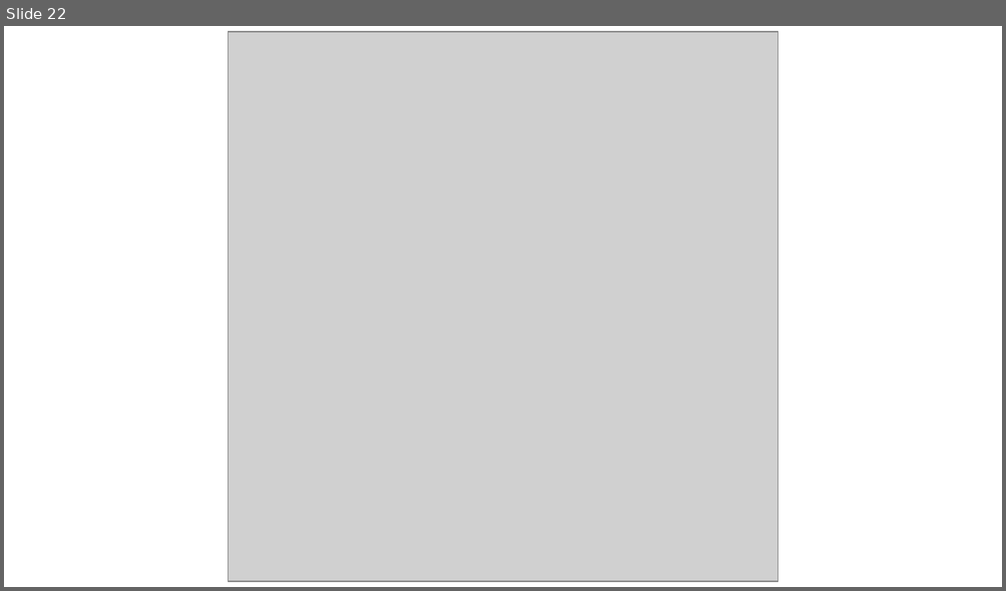
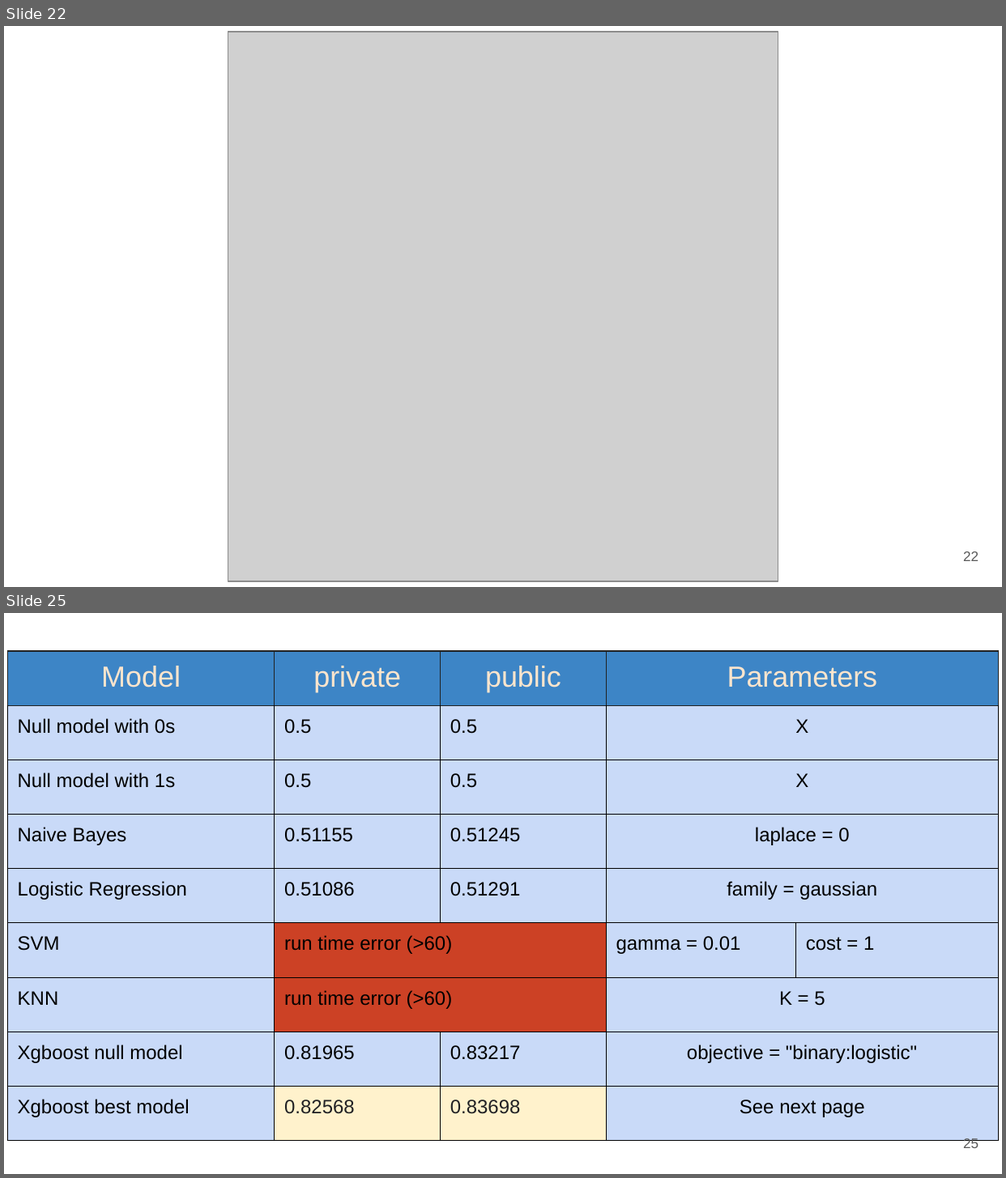
Before and after one commit to 1112-nccu-datascience/final-project-group1, a slide deck: docs/1112_DS-FP_group1.pptx. Shown one above the other, each under a label of ours: slide 22 before the commit, slides 22 and 25 after it; the slides between them are not shown. The pictures are 1006x591 and 1006x1178 pixels, drawn with LibreOffice and Linux fonts; fonts in the diff are those of the drawing; grey boxes stand for pictures; background and template pictures are left out. Boxes give left, top, right and bottom in pixels: in the first picture for what was removed or moved away, otherwise in the second. Text is boxed around its words. In the diff, an @@ line names an element or a change of style, - is before the commit and + after.

```diff
--- a/docs/1112_DS-FP_group1.pptx
+++ b/docs/1112_DS-FP_group1.pptx
@@ slide 25 added at [4,613,1002,1174], background #FFFFFF @@
@@ table added at [8,651,998,1121], 9 rows, 5 columns @@
+Model | private | public | Parameters | 
+Null model with 0s | 0.5 | 0.5 | X | 
+Null model with 1s | 0.5 | 0.5 | X | 
+Naive Bayes | 0.51155 | 0.51245 | laplace = 0 | 
+Logistic Regression | 0.51086 | 0.51291 | family = gaussian | 
+SVM | run time error (>60) |  | gamma = 0.01 | cost = 1
+KNN | run time error (>60) |  | K = 5 | 
+Xgboost null model | 0.81965 | 0.83217 | objective = "binary:logistic" | 
+Xgboost best model | 0.82568 | 0.83698 | See next page | 
@@ page number added at [963,1139,978,1148], 10 pt, text #595959 @@
+25
@@ slide 22 changed as well @@
@@ page number added at [963,552,978,561], 10 pt, text #595959 @@
+22
```
Also in this commit, not shown: 19 other slides changed, 16 other slides added, 7 slides removed.
